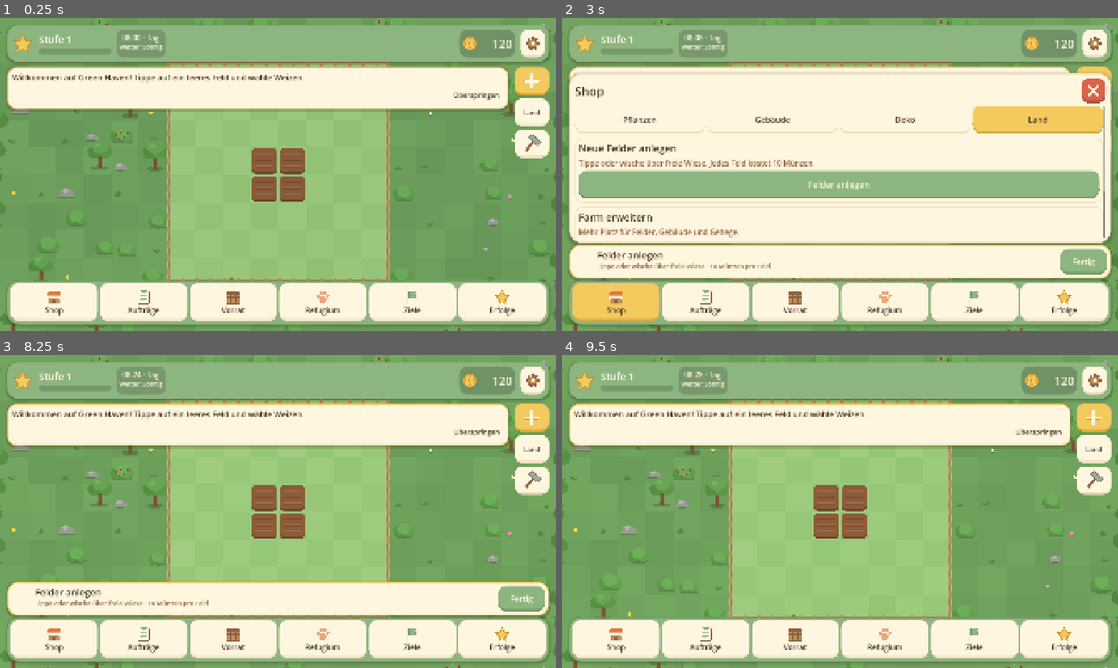
Above: before the commit, frames 1-4 (two rows, left to right).
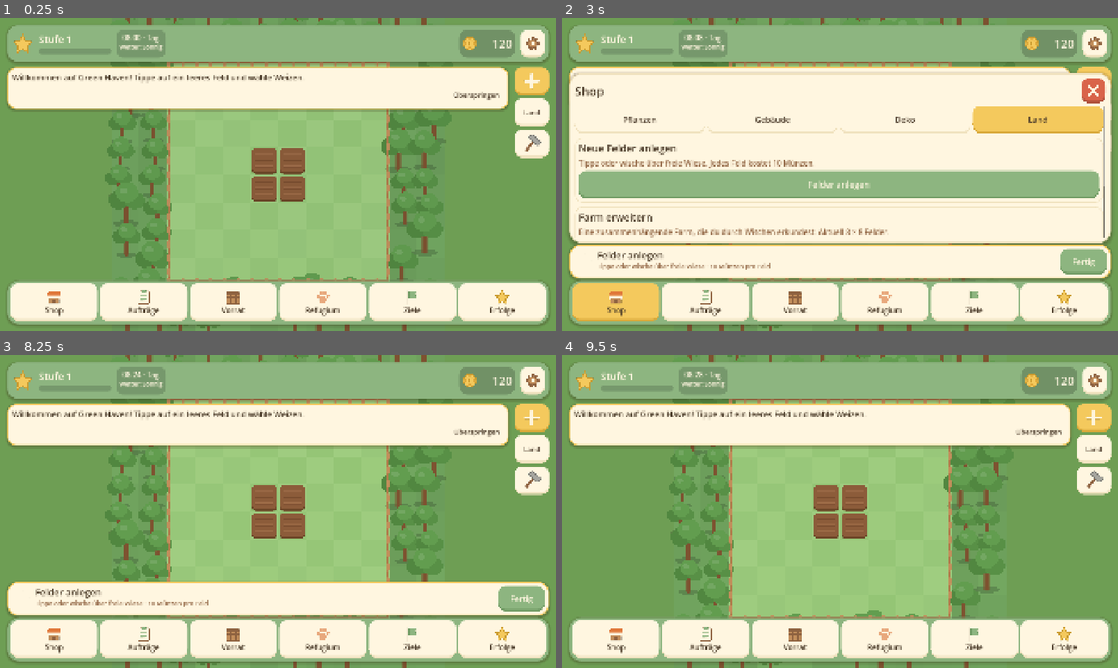
Above: after the commit, the same moments.

Repository: LennartVolz/green-haven
Game: Godot game, scene res://scenes/main.tscn
Two runs of this game, one before a commit and one after it. Both use one fixed random seed, a clock stepped at 60 frames per second and the inputs below.
Inputs (mouse positions are in pixels of both pictures, inside the frame that each line leads up to):
- Up to frame 1 (0.25 s): no input
- Up to frame 2 (3 s): click (1095, 43) at 0.5 s; click "Neues Spiel beginnen" at 1.25 s; click (1095, 80) at 2 s; click "Land" at 2.75 s
- Up to frame 3 (8.25 s): click (533, 480) at 3.5 s; click "Überspringen" at 4.25 s; click "Pflanzen" at 5 s; click "Gebäude" at 5.75 s; click "Deko" at 6.5 s; click "Land" at 7.25 s; click "Felder anlegen" at 8 s
- Up to frame 4 (9.5 s): click "Fertig" at 8.75 s

The runs differ from the first frame. In frame 1, 4.2% of the frame differs, in the area x 0-100%, y 0-100%; in frame 2, 1.4%; in frame 3, 3.4%; in frame 4, 4.1%.

Commit message:
Expand the continuous farm to 24 by 24 fields
Add four progressive land expansions while keeping the farm on one swipe-explorable map, extending its terrain and camera bounds without crossing the world edge.

🤖 Generated with Codebuff
Co-Authored-By: Codebuff <noreply@codebuff.com>

Diff:
--- a/scripts/core/game_data.gd
+++ b/scripts/core/game_data.gd
@@ -5,18 +5,26 @@
 
 const TILE := 128
 const MAX_LEVEL := 30
+## Die sichtbare Einzelkarte passt die begehbare Wiese an die volle Farmgröße an.
 const WORLD_COLS := 24
 const WORLD_ROWS := 30
+const WORLD_MARGIN_CELLS := 2
+const WORLD_ORIGIN := Vector2i(0, 0)
 const START_LAND := Rect2i(8, 11, 8, 8)
 const TILL_COST := 10
 const START_COINS := 120
 
 ## Jede Erweiterung vergrößert das Land um 1 Zelle in alle Richtungen.
+## Acht Ausbauschritte wachsen von 8x8 bis 24x24 Felder und bleiben in der Karte.
 const LAND_EXPANSIONS := [
 	{"cost": 300, "level": 3},
 	{"cost": 800, "level": 6},
 	{"cost": 2000, "level": 10},
 	{"cost": 5000, "level": 15},
+	{"cost": 7000, "level": 18},
+	{"cost": 11000, "level": 21},
+	{"cost": 18000, "level": 25},
+	{"cost": 28000, "level": 30},
 ]
 
 const CROPS := {
--- a/scripts/core/game_state.gd
+++ b/scripts/core/game_state.gd
@@ -442,8 +442,15 @@
 	if not spend_coins(int(ex["cost"])):
 		last_error = "Nicht genug Münzen"
 		return false
+	var previous_land := land
 	land = land.grow(1)
 	land_level += 1
+	if land.position.x < GameData.WORLD_ORIGIN.x or land.position.y < GameData.WORLD_ORIGIN.y or land.end.x > GameData.WORLD_ORIGIN.x + GameData.WORLD_COLS or land.end.y > GameData.WORLD_ORIGIN.y + GameData.WORLD_ROWS:
+		land = previous_land
+		land_level -= 1
+		add_coins(int(ex["cost"]))
+		last_error = "Die Farm hat die Weltgrenze erreicht"
+		return false
 	bump("expansions")
 	world_changed.emit()
 	sound.emit("build")
--- a/scripts/ui/sheets/shop_sheet.gd
+++ b/scripts/ui/sheets/shop_sheet.gd
@@ -134,10 +134,12 @@
 	var card2 := UiKit.card(14)
 	var v2 := UiKit.vbox(8)
 	v2.add_child(UiKit.label("Farm erweitern", 34))
+	var land_size: Vector2i = GameState.land.size
+	v2.add_child(UiKit.wrap_label("Eine zusammenhängende Farm, die du durch Wischen erkundest. Aktuell %d × %d Felder." % [land_size.x, land_size.y], 26, UiKit.earth_dark()))
 	if ex.is_empty():
-		v2.add_child(UiKit.wrap_label("Deine Farm ist vollständig ausgebaut. Wunderschön!", 26, UiKit.earth_dark()))
+		v2.add_child(UiKit.wrap_label("Deine Farm ist vollständig auf 24 × 24 Felder ausgebaut. Wunderschön!", 26, UiKit.earth_dark()))
 	else:
-		v2.add_child(UiKit.wrap_label("Mehr Platz für Felder, Gebäude und Gehege.", 26, UiKit.earth_dark()))
+		v2.add_child(UiKit.wrap_label("Mehr Platz für Felder, Gebäude und Gehege · danach %d × %d Felder." % [land_size.x + 2, land_size.y + 2], 26, UiKit.earth_dark()))
 		var e := UiKit.button("Erweitern  ·  %d Münzen" % int(ex["cost"]), "warm", 30)
 		if GameState.level < int(ex["level"]):
 			e.text = "Ab Stufe %d" % int(ex["level"])
--- a/scripts/world/terrain.gd
+++ b/scripts/world/terrain.gd
@@ -29,12 +29,14 @@
 
 func _draw() -> void:
 	var T := GameData.TILE
-	var cols := GameData.WORLD_COLS
-	var rows := GameData.WORLD_ROWS
+	var margin := GameData.WORLD_MARGIN_CELLS
 	var land := GameState.land
-	draw_rect(Rect2(-400, -400, cols * T + 800, rows * T + 800), Painter.col("#6FA354"))
-	for y in range(rows):
-		for x in range(cols):
+	var world_bounds := Rect2i(GameData.WORLD_ORIGIN, Vector2i(GameData.WORLD_COLS, GameData.WORLD_ROWS))
+	var expanded_land := Rect2i(land.position - Vector2i(margin, margin), land.size + Vector2i(margin * 2, margin * 2))
+	var world_rect := expanded_land.intersection(world_bounds)
+	draw_rect(Rect2(world_rect.position * T, world_rect.size * T), Painter.col("#6FA354"))
+	for y in range(world_rect.position.y, world_rect.end.y):
+		for x in range(world_rect.position.x, world_rect.end.x):
 			var h := _hash(x, y)
 			var inside := land.has_point(Vector2i(x, y))
 			var c: Color
@@ -44,8 +46,8 @@
 			else:
 				c = Painter.col("#7BB367").darkened(0.06 + h * 0.08)
 			draw_rect(Rect2(x * T, y * T, T + 1, T + 1), c)
-	for y in range(rows):
-		for x in range(cols):
+	for y in range(world_rect.position.y, world_rect.end.y):
+		for x in range(world_rect.position.x, world_rect.end.x):
 			var cell := Vector2i(x, y)
 			if land.has_point(cell):
 				if _hash(x, y, 7) < 0.1:
@@ -53,7 +55,7 @@
 				continue
 			var base := Vector2(x * T + 30.0 + _hash(x, y, 1) * 68.0, y * T + 96.0 + _hash(x, y, 2) * 20.0)
 			var r := _hash(x, y, 3)
-			var edge := x < 2 or y < 2 or x >= cols - 2 or y >= rows - 2
+			var edge := x < world_rect.position.x + 2 or y < world_rect.position.y + 2 or x >= world_rect.end.x - 2 or y >= world_rect.end.y - 2
 			if edge and r < 0.75:
 				Painter.tree(self, base, 0.95 + _hash(x, y, 4) * 0.4, 0.0, 0.1)
 			elif r < 0.07:
--- a/scripts/world/world.gd
+++ b/scripts/world/world.gd
@@ -47,6 +47,7 @@
 
 var _entity_nodes: Dictionary = {}
 var _animal_nodes: Dictionary = {}
+var _camera_land := Rect2i()
 var _touches: Dictionary = {}
 var _start: Dictionary = {}
 var _ui_touches: Dictionary = {}
@@ -85,7 +86,9 @@
 	cam.zoom = Vector2(0.75, 0.75)
 	add_child(cam)
 	cam.make_current()
+	_camera_land = GameState.land
 	GameState.world_changed.connect(_sync)
+	GameState.world_changed.connect(_on_land_changed)
 	GameState.animals_changed.connect(_sync)
 	GameState.fx.connect(_on_fx)
 	GameState.game_event.connect(_on_event)
@@ -102,6 +105,12 @@
 
 
 # ----------------------------------------------------------- Synchronisation
+
+func _on_land_changed() -> void:
+	if GameState.land != _camera_land:
+		_camera_land = GameState.land
+		_clamp_camera()
+
 
 func _sync() -> void:
 	var seen := {}
@@ -230,11 +239,30 @@
 	return Vector2i(floori(w.x / GameData.TILE), floori(w.y / GameData.TILE))
 
 
+static func camera_position_bounds(land_rect: Rect2i, viewport_size: Vector2, zoom: float) -> Rect2:
+	var half := viewport_size / zoom * 0.5
+	var margin := float(GameData.WORLD_MARGIN_CELLS * GameData.TILE)
+	var world_min := Vector2(GameData.WORLD_ORIGIN) * float(GameData.TILE)
+	var world_max := Vector2(GameData.WORLD_ORIGIN + Vector2i(GameData.WORLD_COLS, GameData.WORLD_ROWS)) * float(GameData.TILE)
+	var land_min := Vector2(land_rect.position) * float(GameData.TILE)
+	var land_max := Vector2(land_rect.end) * float(GameData.TILE)
+	var min_camera := Vector2(maxf(world_min.x, land_min.x - margin), maxf(world_min.y, land_min.y - margin)) + half
+	var max_camera := Vector2(minf(world_max.x, land_max.x + margin), minf(world_max.y, land_max.y + margin)) - half
+	if min_camera.x > max_camera.x:
+		min_camera.x = (min_camera.x + max_camera.x) * 0.5
+		max_camera.x = min_camera.x
+	if min_camera.y > max_camera.y:
+		min_camera.y = (min_camera.y + max_camera.y) * 0.5
+		max_camera.y = min_camera.y
+	return Rect2(min_camera, max_camera - min_camera)
+
+
+static func clamp_camera_position(position: Vector2, bounds: Rect2) -> Vector2:
+	return Vector2(clampf(position.x, bounds.position.x, bounds.end.x), clampf(position.y, bounds.position.y, bounds.end.y))
+
+
 func _clamp_camera() -> void:
-	var half := _vp_size() / cam.zoom.x * 0.5
-	var world := Vector2(GameData.WORLD_COLS, GameData.WORLD_ROWS) * float(GameData.TILE)
-	cam.position.x = clampf(cam.position.x, half.x, world.x - half.x) if world.x > half.x * 2.0 else world.x * 0.5
-	cam.position.y = clampf(cam.position.y, half.y, world.y - half.y) if world.y > half.y * 2.0 else world.y * 0.5
+	cam.position = clamp_camera_position(cam.position, camera_position_bounds(GameState.land, _vp_size(), cam.zoom.x))
 
 
 func focus_on(world_pos: Vector2) -> void:
--- a/tests/run_tests.gd
+++ b/tests/run_tests.gd
@@ -54,6 +54,7 @@
 	test_animals()
 	test_animal_extensions()
 	test_land_and_objects()
+	test_land_expansion_chain()
 	test_save_roundtrip()
 	test_offline_progress()
 	test_corrupt_and_migration()
@@ -590,9 +591,11 @@
 	level_to(3)
 	check(not gs.expand_land(), "Erweiterung braucht Münzen")
 	gs.coins = 5000
+	var old_land: Rect2i = gs.land
 	var area: int = gs.land.get_area()
 	check(gs.expand_land(), "Land erweitern")
 	check(gs.land.get_area() > area, "mehr Fläche")
+	check(gs.land == old_land.grow(1), "Land wächst zusammenhängend in alle Richtungen")
 	check(gs.till(Vector2i(7, 10)), "neues Land nutzbar")
 	level_to(2)
 	var id: int = gs.place_object("flowers", Vector2i(9, 11))
@@ -604,6 +607,59 @@
 	var c: int = gs.coins
 	check(gs.sell_object(id), "Dekoration verkaufen")
 	check(gs.coins == c + 12, "halber Preis")
+
+
+func test_land_expansion_chain() -> void:
+	begin("Zusammenhängende Farm bis 24×24")
+	check(gd.LAND_EXPANSIONS.size() == 8, "acht fortlaufende Erweiterungsstufen sind vorhanden")
+	check(gd.LAND_EXPANSIONS[4]["level"] < gd.LAND_EXPANSIONS[5]["level"] and gd.LAND_EXPANSIONS[5]["level"] < gd.LAND_EXPANSIONS[6]["level"] and gd.LAND_EXPANSIONS[6]["level"] < gd.LAND_EXPANSIONS[7]["level"], "zusätzliche Freischaltungen steigen sinnvoll an")
+	check(gs.land == Rect2i(8, 11, 8, 8), "Farm startet auf 8×8 Feldern")
+	gs.coins = 100000
+	for i in range(gd.LAND_EXPANSIONS.size()):
+		var expansion: Dictionary = gd.LAND_EXPANSIONS[i]
+		level_to(int(expansion["level"]))
+		var before: Rect2i = gs.land
+		var coins_before: int = gs.coins
+		check(gs.next_expansion() == expansion, "Stufe %d zeigt die passende Erweiterung" % (i + 1))
+		check(gs.expand_land(), "Erweiterung %d ist finanzierbar und verfügbar" % (i + 1))
+		check(gs.land == before.grow(1), "Erweiterung %d vergrößert alle vier Seiten zusammenhängend" % (i + 1))
+		check(gs.coins == coins_before - int(expansion["cost"]), "Erweiterung %d zieht genau die Kosten ab" % (i + 1))
+		check(int(gs.stats.get("expansions", 0)) == i + 1, "Erweiterungsstatistik bleibt fortlaufend")
+		var edge_cell := Vector2i(gs.land.end.x - 1, gs.land.end.y - 1)
+		check(gs.till(edge_cell), "neu erschlossener Rand %s ist direkt nutzbar" % edge_cell)
+		check(gs.fields.has(edge_cell) and gs.in_land(edge_cell), "neues Feld liegt im selben zusammenhängenden Land")
+	check(gs.land == Rect2i(0, 3, 24, 24), "Endausbau ergibt 24×24 Felder innerhalb der Einzelkarte")
+	gs.coins = 100000
+	level_to(30)
+	var before_world_limit: Rect2i = gs.land
+	var coins_before_world_limit: int = gs.coins
+	gs.land = Rect2i(1, 3, 24, 24)
+	gs.land_level = 7
+	check(not gs.expand_land(), "Erweiterung wird vor Überschreiten der Weltgrenze abgelehnt")
+	check(gs.land == Rect2i(1, 3, 24, 24) and gs.land_level == 7, "abgelehnte Erweiterung lässt Landstufe unverändert")
+	check(gs.coins == coins_before_world_limit, "abgelehnte Erweiterung erstattet Kosten vollständig")
+	gs.land = before_world_limit
+	gs.land_level = 8
+	check(gd.WORLD_ORIGIN == Vector2i.ZERO, "Einzelkarte verankert die Farm am Weltursprung")
+	check(gd.WORLD_COLS == 24 and gd.WORLD_ROWS >= 24, "Einzelkarte umfasst die volle Farm")
+	check(gs.land_level == 8 and gs.next_expansion().is_empty(), "nach acht Schritten gibt es keine weitere Farmseite")
+	check(not gs.expand_land(), "vollständige Farm kann nicht über die Kartenkante hinaus wachsen")
+	check(gd.WORLD_COLS >= gs.land.end.x and gd.WORLD_ROWS >= gs.land.end.y, "Vollausbau passt in die begehbare Einzelkarte")
+	check(gd.WORLD_ORIGIN.x <= gs.land.position.x and gd.WORLD_ORIGIN.y <= gs.land.position.y and gd.WORLD_ORIGIN.x + gd.WORLD_COLS >= gs.land.end.x and gd.WORLD_ORIGIN.y + gd.WORLD_ROWS >= gs.land.end.y, "die vollständige Farm bleibt innerhalb der Weltgrenzen")
+	var world_script_resource: GDScript = load("res://scripts/world/world.gd")
+	var viewport_size := Vector2(960, 540)
+	var zoom := 0.75
+	var camera_bounds: Rect2 = world_script_resource.camera_position_bounds(gs.land, viewport_size, zoom)
+	var camera_before_pan: Vector2 = (Vector2(gs.land.position) + Vector2(gs.land.size) * 0.5) * gd.TILE
+	var camera_move := minf(500.0, float(gs.land.size.x * gd.TILE) * 0.25)
+	var camera_after_pan: Vector2 = world_script_resource.clamp_camera_position(camera_before_pan + Vector2(camera_move, 0), camera_bounds)
+	check(camera_after_pan.x > camera_before_pan.x, "Kamera kann die einzelne Farmkarte horizontal erkunden")
+	var camera_at_world_edge: Vector2 = world_script_resource.clamp_camera_position(Vector2(-10000, -10000), camera_bounds)
+	check(camera_at_world_edge.x >= float(gs.land.position.x * gd.TILE) and camera_at_world_edge.y >= float(gs.land.position.y * gd.TILE), "Kamera bleibt auch am Kartenrand im Farmgebiet")
+	var saved_land: Dictionary = gs.serialize()
+	gs.new_game()
+	check(gs.deserialize(saved_land), "vollständig erweiterte Farm wird geladen")
+	check(gs.land == Rect2i(0, 3, 24, 24) and gs.land_level == 8, "24×24-Farm bleibt in einer Karte gespeichert")
 
 
 func _snapshot() -> Dictionary:
@@ -791,4 +847,5 @@
 	for recipe in ["pumpkin_soup", "beet_spread", "garden_salad", "blueberry_smoothie", "rice_milk", "quinoa_bowl"]:
 		check(gd.items.has(recipe), "%s ist als Produkt im Inventar registriert" % recipe)
 	check(gd.unlocks_at(18).has("Quinoa"), "Quinoa wird auf Stufe 18 freigeschaltet")
+	check(gd.LAND_EXPANSIONS.size() == 8, "acht Landstufen erreichen gemeinsam den Vollausbau")
 	check(gd.items.has("pumpkin") and gd.items.has("blueberry"), "neue Ernten als handelbare Items registriert")
